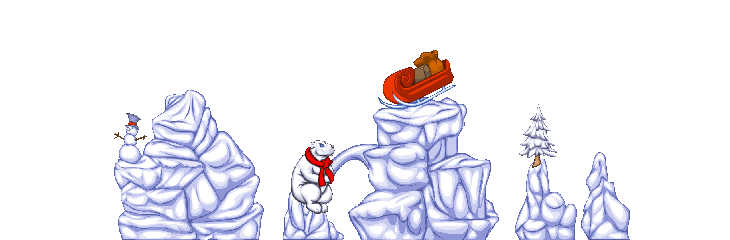
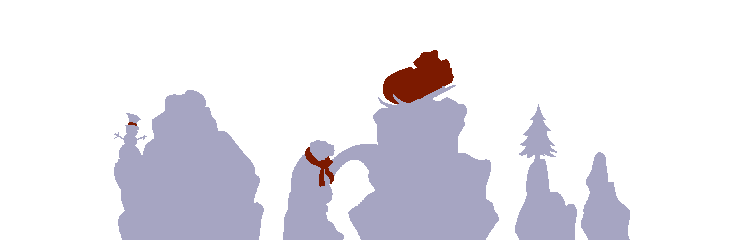
Before/after of a 730 x 240 layered artwork. What changed in the layer stack:
showed "Debris", painted on it over [left=114, top=50, right=630, bottom=240]
hid "InitialVisible" over [left=114, top=50, right=630, bottom=240]
